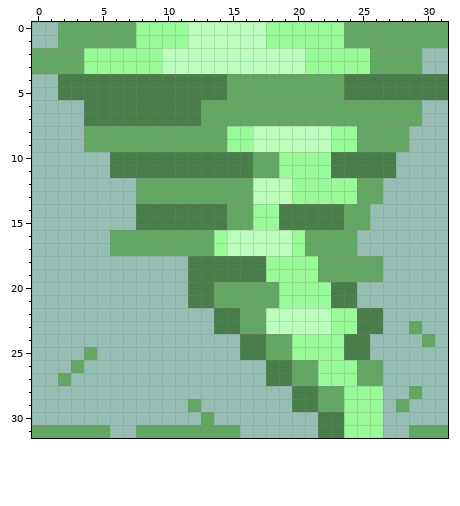
A pixel-art file gets an edit: Interfaces/lleno_tornado.ase. The picture above is the old version.
32x32 pixels, 1 frame.
The same view after the edit:
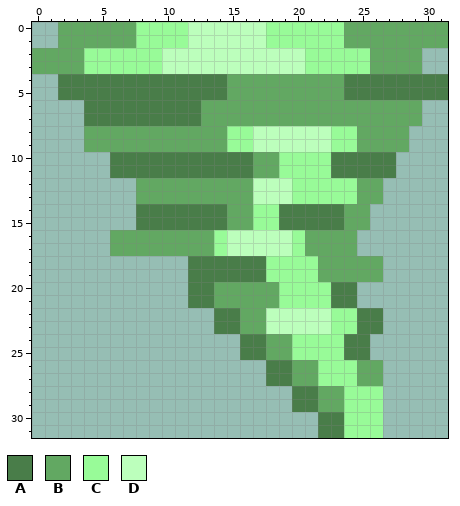
Palette (. is transparent): A #497d49  B #62a862  C #98fb98  D #bcffbc
Log entry: Modificación del tornado Commit 03.05.24
Diff:
y 23: x 29 B -> .
y 24: x 30 B -> .
y 25: x 4 B -> .
y 26: x 3 B -> .
y 27: x 2 B -> .
y 28: x 29 B -> .
y 29: x 12 B -> .; x 28 B -> .
y 30: x 13 B -> .
y 31: x 0..5 BBBBBB -> ......; x 8..15 BBBBBBBB -> ........; x 29..31 BBB -> ...
